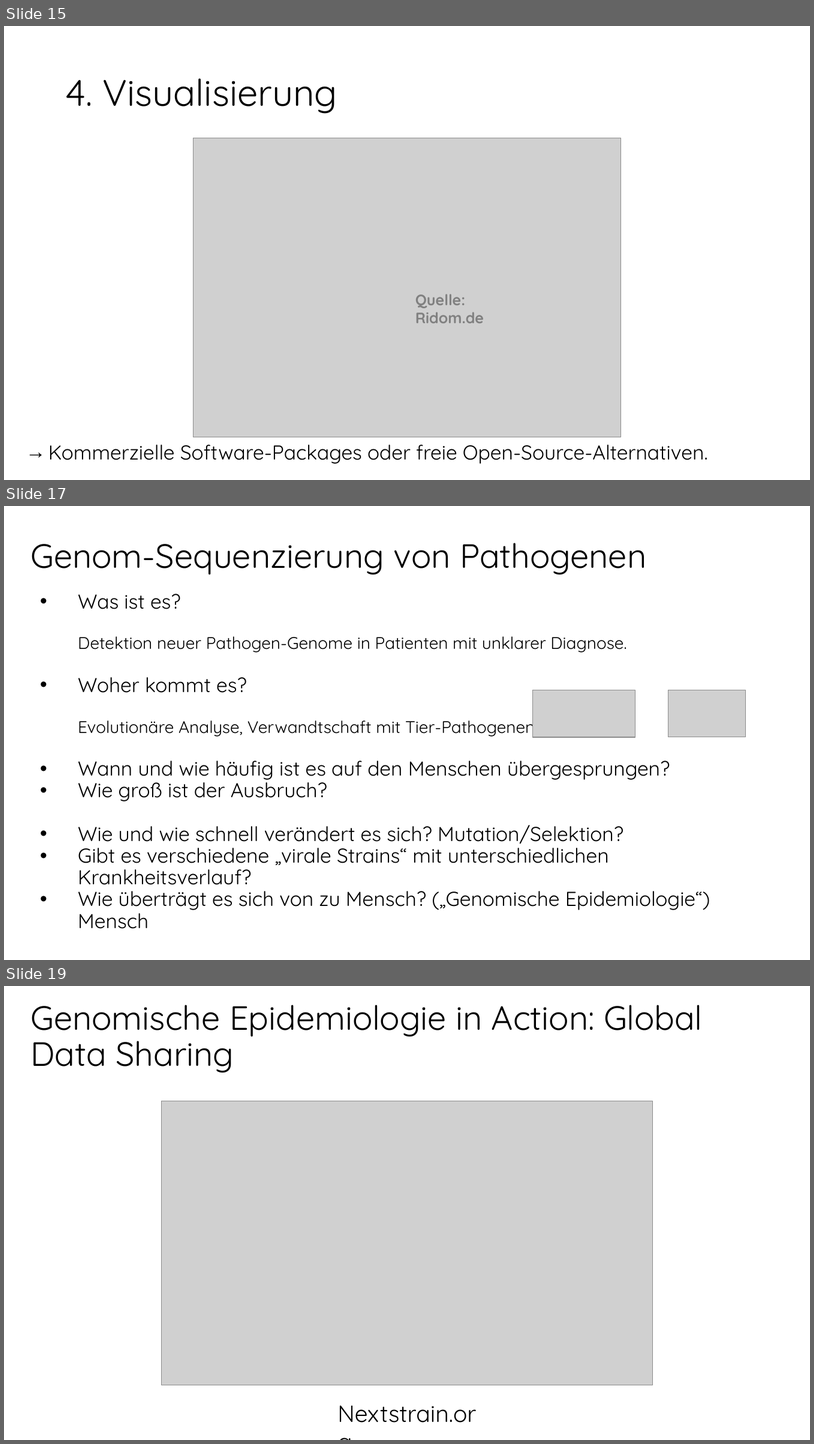
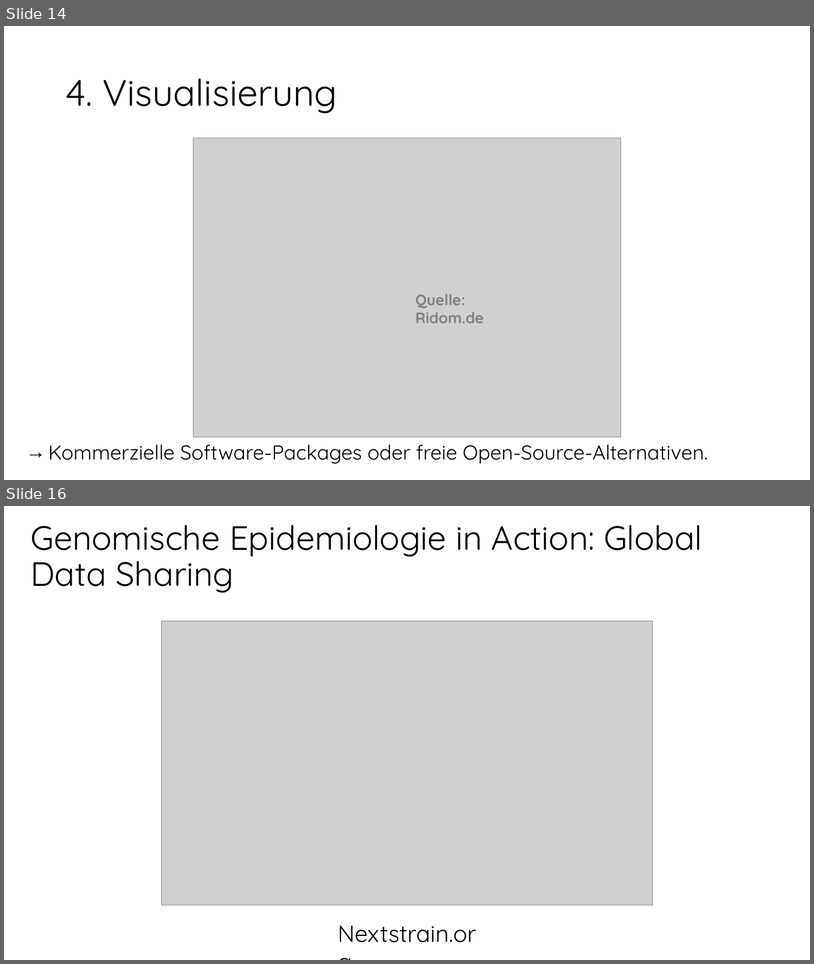
Before and after one commit to DiltheyLab/Teaching, a slide deck: Genomische Epidemiologie.pptx. Shown one above the other, each under a label of ours: slides 15, 17 and 19 before the commit, slides 14 and 16 after it; the slides between them are not shown. The pictures are 814x1444 and 814x964 pixels, drawn with LibreOffice and Linux fonts; fonts in the diff are those of the drawing; grey boxes stand for pictures. Boxes give left, top, right and bottom in pixels: in the first picture for what was removed or moved away, otherwise in the second. Text is boxed around its words. In the diff, an @@ line names an element or a change of style, - is before the commit and + after.

```diff
--- a/Genomische Epidemiologie.pptx
+++ b/Genomische Epidemiologie.pptx
@@ slide 17 removed at box(4, 506, 810, 960), background #FFFFFF @@
@@ title removed at box(30, 543, 647, 575) @@
-Genom-Sequenzierung von Pathogenen
@@ text removed at box(78, 594, 711, 928) @@
-• Was ist es?
-  Detektion neuer Pathogen-Genome in Patienten mit unklarer Diagnose.
-• Woher kommt es?
-  Evolutionäre Analyse, Verwandtschaft mit Tier-Pathogenen.
-• Wann und wie häufig ist es auf den Menschen übergesprungen?
-• Wie groß ist der Ausbruch?
-• Wie und wie schnell verändert es sich? Mutation/Selektion?
-• Gibt es verschiedene „virale Strains“ mit unterschiedlichen Krankheitsverlauf?
-• Wie überträgt es sich von zu Mensch? („Genomische Epidemiologie“)
-  Mensch
@@ picture removed at box(533, 690, 636, 737) @@
@@ picture removed at box(668, 690, 746, 737) @@
@@ what was slide 15 is now slide 14 @@
@@ what was slide 19 is now slide 16 @@
```
Also in this commit, not shown: 10 slides changed, 2 other slides removed.
